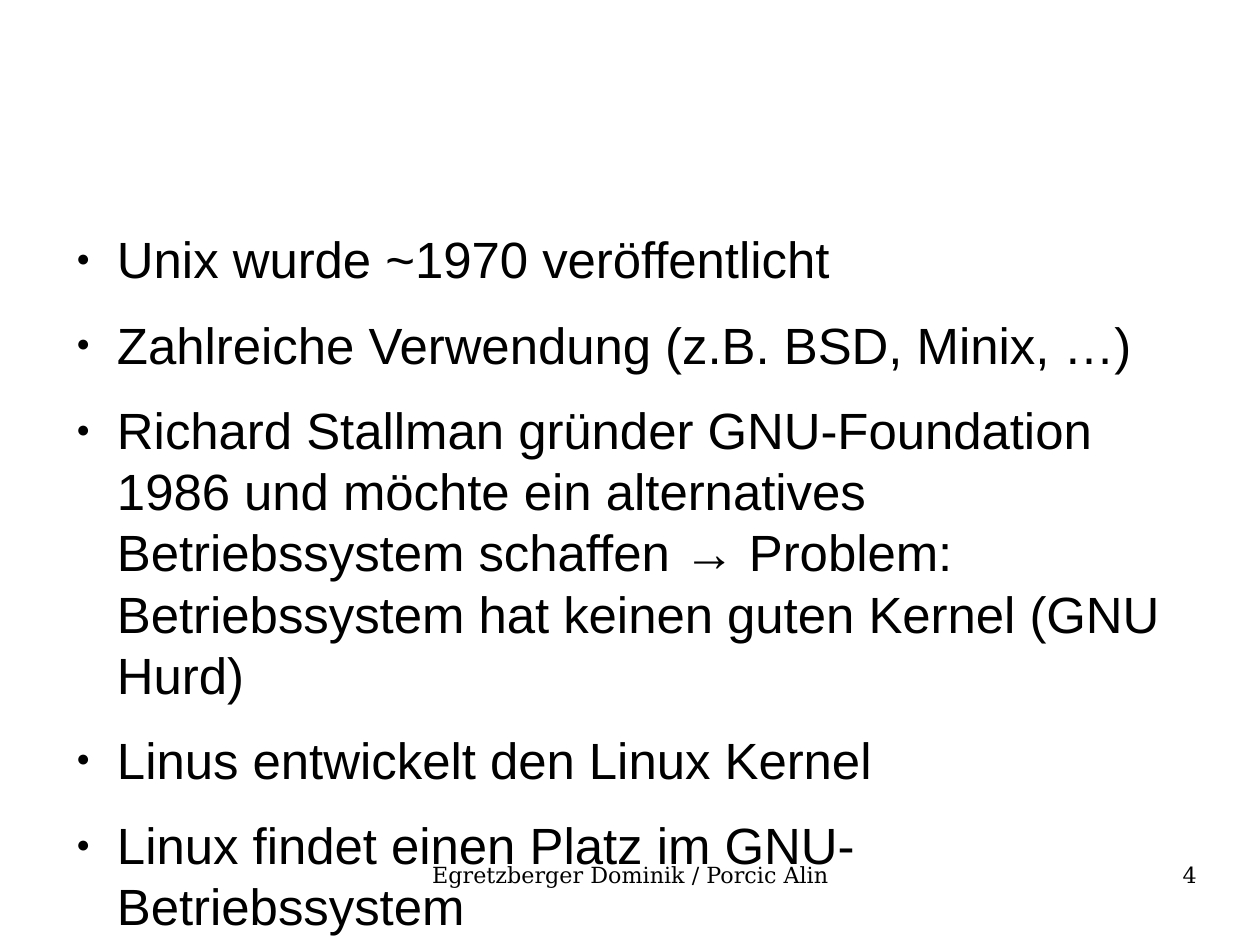
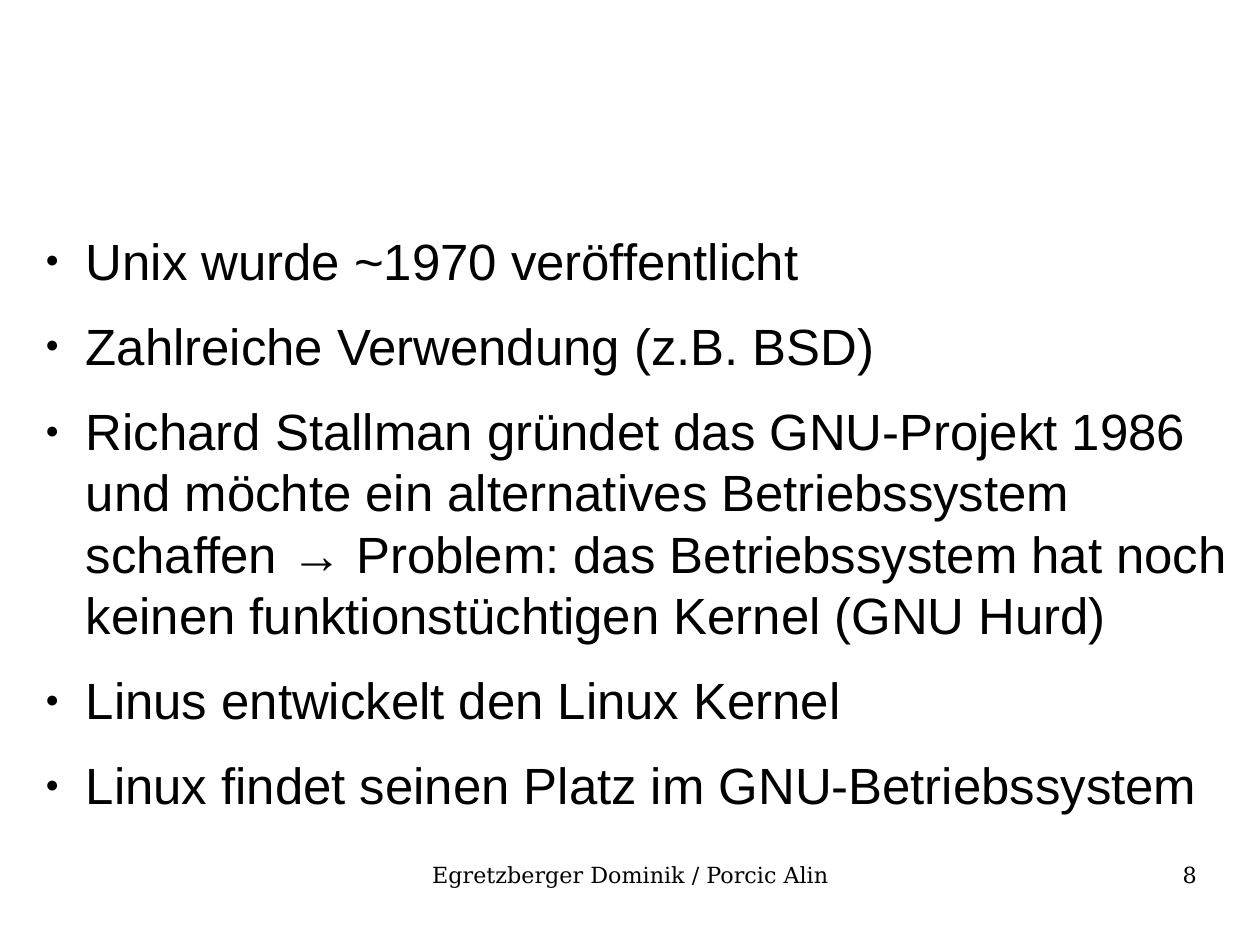
Before and after one commit to onixion/school, a slide deck: slide 8 of DIC/Referat_Linux/referat.odp (slide 4 before the commit). Drawn at 1260x945 pixels with LibreOffice and Linux fonts; fonts in the diff are those of the drawing; background and template pictures are left out. Boxes give left, top, right and bottom in pixels: in the first picture for what was removed or moved away, otherwise in the second. Text is boxed around its words. In the diff, an @@ line names an element or a change of style, - is before the commit and + after.

```diff
--- a/DIC/Referat_Linux/referat.odp
+++ b/DIC/Referat_Linux/referat.odp
@@ text "Unix wurde ~1970 veröffentlicht": place and size @@
-text "Unix wurde ~1970 veröffentlicht" at [117, 241, 1160, 936]
+text "Unix wurde ~1970 veröffentlicht" at [86, 243, 1226, 815]
@@ text at [86, 328, 1226, 644]: text changed @@
-● Zahlreiche Verwendung (z.B. BSD, Minix, …)
-● Richard Stallman gründer GNU-Foundation 1986 und möchte ein alternatives Betriebssystem schaffen → Problem: Betriebssystem hat keinen guten Kernel (GNU Hurd)
+● Zahlreiche Verwendung (z.B. BSD)
+● Richard Stallman gründet das GNU-Projekt 1986 und möchte ein alternatives Betriebssystem schaffen → Problem: das Betriebssystem hat noch keinen funktionstüchtigen Kernel (GNU Hurd)
@@ text at [86, 767, 1196, 815]: text changed @@
-● Linux findet einen Platz im GNU-Betriebssystem
+● Linux findet seinen Platz im GNU-Betriebssystem
@@ page number at [1183, 866, 1197, 884]: text changed @@
-4
+8
```
Also in this commit, not shown: 3 other slides changed, 7 slides added, 1 slide removed, 10 other files.
